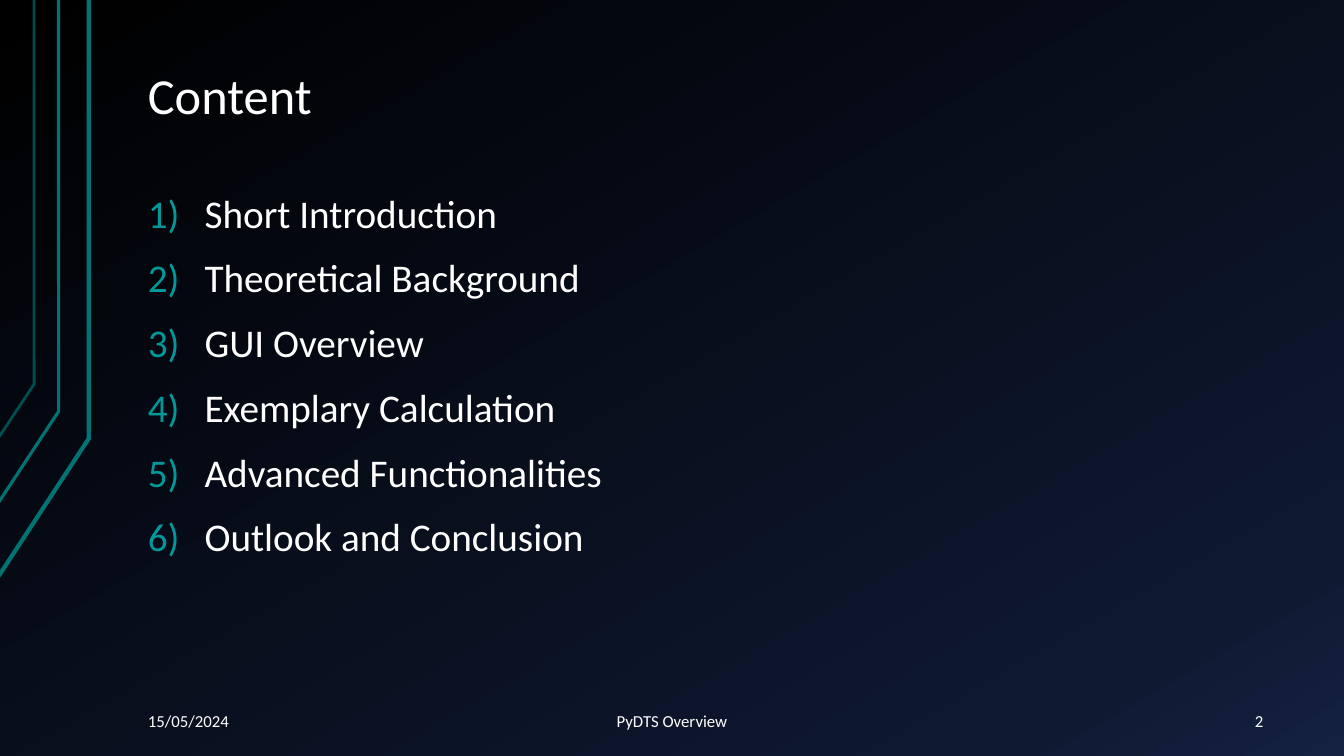
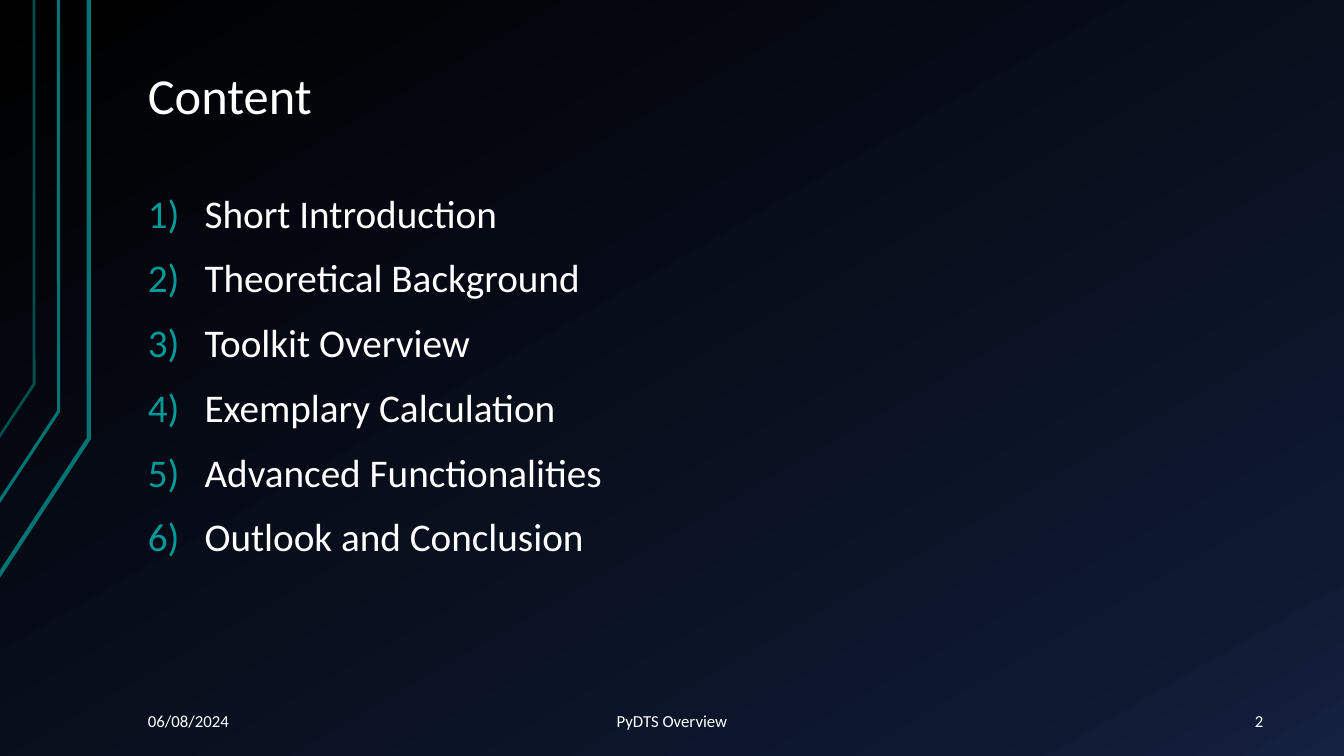
Before and after one commit to pascme05/PyPowerSim, a slide deck: slide 2 of docu/PR_240515_PyPowerSim_Tutorial.pptx. Drawn at 1344x756 pixels with LibreOffice and Linux fonts; fonts in the diff are those of the drawing. Boxes give left, top, right and bottom in pixels: in the first picture for what was removed or moved away, otherwise in the second. Text is boxed around its words. In the diff, an @@ line names an element or a change of style, - is before the commit and + after.

```diff
--- a/docu/PR_240515_PyPowerSim_Tutorial.pptx
+++ b/docu/PR_240515_PyPowerSim_Tutorial.pptx
@@ text at (205, 329, 470, 358): text changed @@
-3) GUI Overview
+3) Toolkit Overview
@@ text at (148, 715, 229, 728): text changed @@
-15/05/2024
+06/08/2024
```
Also in this commit, not shown: 17 other slides changed, 20 slides added, 1 other file.
